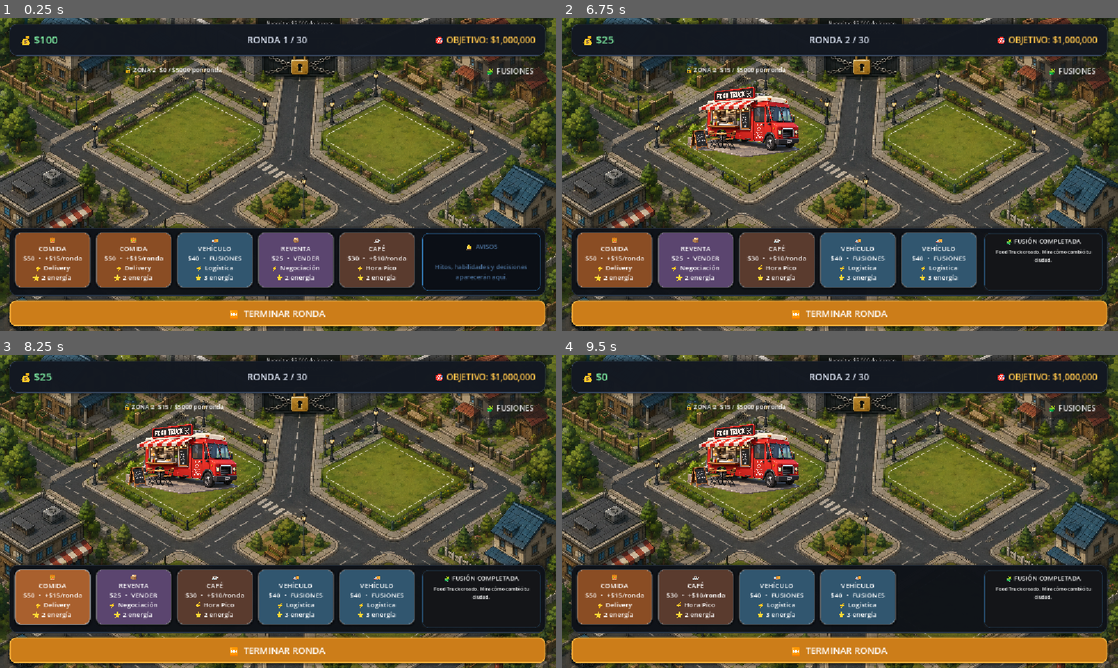
Above: before the commit, frames 1-4 (two rows, left to right).
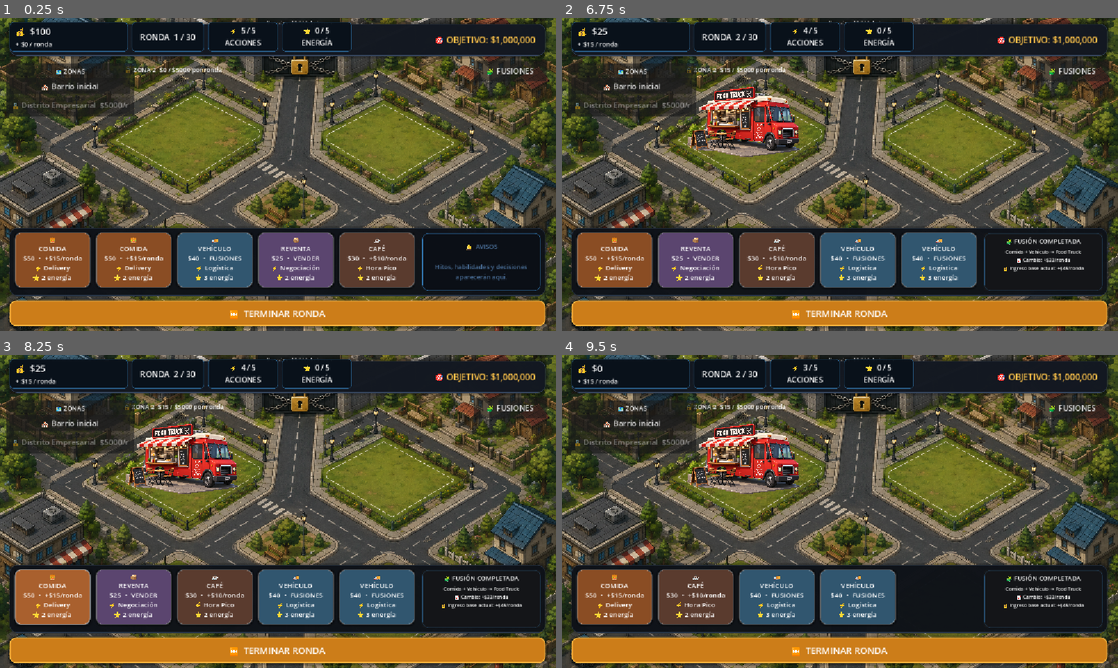
Above: after the commit, the same moments.

Repository: AdolfoBarca/imperio
Game: Godot game, scene res://Main.tscn
Two runs of this game, one before a commit and one after it. Both use one fixed random seed, a clock stepped at 60 frames per second and the inputs below.
Inputs (mouse positions are in pixels of both pictures, inside the frame that each line leads up to):
- Up to frame 1 (0.25 s): no input
- Up to frame 2 (6.75 s): click "🍔 COMIDA $50 • +$15/ronda ⚡ D…" at 0.5 s; click "🚚 VEHÍCULO $40 • FUSIONES ⚡ L…" at 1.25 s; click "📦 REVENTA $25 • VENDER ⚡ Nego…" at 2 s; click "☕ CAFÉ $30 • +$10/ronda ⚡ Hor…" at 2.75 s; click "⏭️ TERMINAR RONDA" at 3.5 s; click "🚚 VEHÍCULO $40 • FUSIONES ⚡ L…" at 4.25 s; click "🚚 VEHÍCULO $40 • FUSIONES ⚡ L…" at 5 s; click "🧩 FUSIONES" at 5.75 s; click "🍔 + 🚚 → 🌮 FOOD TRUCK" at 6.5 s
- Up to frame 3 (8.25 s): click (72, 423) at 7.25 s, where only the run after the commit has a clickable "🏘️ Barrio inicial"; click "🍔 COMIDA $50 • +$15/ronda ⚡ D…" at 8 s
- Up to frame 4 (9.5 s): click "📦 REVENTA $25 • VENDER ⚡ Nego…" at 8.75 s

The runs differ from the first frame. In frame 1, 3.8% of the frame differs, in the area x 1-64%, y 1-32%; in frame 2, 4.1%, in the area x 1-96%, y 1-82%; in frame 3, 4.1%; in frame 4, 4.1%.

Commit message:
Mejorar HUD y feedback visual de la ciudad

Diff:
--- a/Main.gd
+++ b/Main.gd
@@ -212,6 +212,25 @@
 const ZONA_INICIAL_ID: String = "barrio_inicial"
 const ZONA_2_ID: String = "distrito_empresarial"
 
+# Navegador genérico de zonas.
+# No depende del arte del mapa: solo usa los IDs y estados de zonas_ciudad.
+var navegador_zonas_panel: PanelContainer
+var navegador_zonas_lista: VBoxContainer
+var botones_navegador_zonas: Dictionary = {}
+var tween_navegacion_zona: Tween
+
+# HUD superior permanente
+var hud_dinero_label: Label
+var hud_ingreso_label: Label
+var hud_ronda_label: Label
+var hud_acciones_label: Label
+var hud_energia_label: Label
+
+# Feedback visual de la última acción realizada.
+var ultima_accion_titulo: String = ""
+var ultima_accion_detalle: String = ""
+var ultima_accion_ingreso_antes: int = 0
+
 
 # =========================================================
 # ESTADO VISUAL DE LA RONDA
@@ -388,6 +407,8 @@
 	crear_panel_fusiones()
 	crear_panel_oportunidad()
 	crear_zona_2_ciudad()
+	crear_navegador_zonas()
+	crear_hud_superior()
 
 	acciones_restantes = ACCIONES_POR_RONDA
 
@@ -907,14 +928,16 @@
 
 	# v8.7: panel fijo dentro de la franja superior derecha.
 	# Así nunca invade los botones de Gastronomía/Corporativo.
-	efectos_activos_panel.anchor_left = 1.0
-	efectos_activos_panel.anchor_right = 1.0
+	# Lo colocamos debajo del navegador de zonas, en el lateral izquierdo.
+	# Así nunca se superpone con el botón/panel de FUSIONES de la derecha.
+	efectos_activos_panel.anchor_left = 0.0
+	efectos_activos_panel.anchor_right = 0.0
 	efectos_activos_panel.anchor_top = 0.0
 	efectos_activos_panel.anchor_bottom = 0.0
-	efectos_activos_panel.offset_left = -355.0
-	efectos_activos_panel.offset_right = -20.0
-	efectos_activos_panel.offset_top = 100.0
-	efectos_activos_panel.offset_bottom = 216.0
+	efectos_activos_panel.offset_left = 20.0
+	efectos_activos_panel.offset_right = 285.0
+	efectos_activos_panel.offset_top = 225.0
+	efectos_activos_panel.offset_bottom = 341.0
 	add_child(efectos_activos_panel)
 
 	var margen := MarginContainer.new()
@@ -1981,6 +2004,7 @@
 # =========================================================
 
 func fusionar_cafe_comida() -> void:
+	comenzar_feedback_accion("☕ FUSIÓN: CAFÉ BISTRÓ")
 
 	if partida_terminada:
 		return
@@ -2016,8 +2040,10 @@
 # =========================================================
 # COMIDA + VEHÍCULO = FOOD TRUCK
 # =========================================================
+	terminar_feedback_accion("Café + Comida → Café Bistró")
 
 func fusionar_food_truck() -> void:
+	comenzar_feedback_accion("🚚 FUSIÓN: FOOD TRUCK")
 
 	if partida_terminada:
 		return
@@ -2053,8 +2079,10 @@
 # =========================================================
 # BISTRÓ + VEHÍCULO = CATERING
 # =========================================================
+	terminar_feedback_accion("Comida + Vehículo → Food Truck")
 
 func fusionar_catering() -> void:
+	comenzar_feedback_accion("🍽️ FUSIÓN: CATERING MÓVIL")
 
 	if partida_terminada:
 		return
@@ -2090,8 +2118,10 @@
 # =========================================================
 # BISTRÓ + VEHÍCULO = RESTAURANTE
 # =========================================================
+	terminar_feedback_accion("Café Bistró + Vehículo → Catering Móvil")
 
 func fusionar_restaurante() -> void:
+	comenzar_feedback_accion("🍴 FUSIÓN: RESTAURANTE")
 
 	if partida_terminada:
 		return
@@ -2127,8 +2157,10 @@
 # =========================================================
 # 2 RESTAURANTES + VEHÍCULO = CADENA DE RESTAURANTES
 # =========================================================
+	terminar_feedback_accion("Negocios transformados en Restaurante")
 
 func fusionar_cadena_restaurantes() -> void:
+	comenzar_feedback_accion("🏬 FUSIÓN: CADENA DE RESTAURANTES")
 
 	# Cuando ya existen 2 Cadenas, este mismo botón evoluciona la ruta
 	# y permite crear el negocio final gastronómico.
@@ -2170,6 +2202,7 @@
 # =========================================================
 # 2 CADENAS DE RESTAURANTES + VEHÍCULO = GRUPO GASTRONÓMICO
 # =========================================================
+	terminar_feedback_accion("Restaurantes → Cadena de Restaurantes")
 
 func fusionar_grupo_gastronomico() -> void:
 
@@ -2247,6 +2280,7 @@
 # =========================================================
 
 func fusionar_distribuidora() -> void:
+	comenzar_feedback_accion("📦 FUSIÓN: DISTRIBUIDORA")
 
 	if partida_terminada:
 		return
@@ -2282,8 +2316,10 @@
 # =========================================================
 # DISTRIBUIDORA + BISTRÓ = CADENA COMERCIAL
 # =========================================================
+	terminar_feedback_accion("Reventa + Vehículo → Distribuidora")
 
 func fusionar_cadena_comercial() -> void:
+	comenzar_feedback_accion("🏢 FUSIÓN: CADENA COMERCIAL")
 
 	if partida_terminada:
 		return
@@ -2319,8 +2355,10 @@
 # =========================================================
 # CADENA COMERCIAL + DISTRIBUIDORA = CORPORACIÓN
 # =========================================================
+	terminar_feedback_accion("Distribuidora + Café Bistró → Cadena Comercial")
 
 func fusionar_corporacion() -> void:
+	comenzar_feedback_accion("🏙️ FUSIÓN: CORPORACIÓN")
 
 	if partida_terminada:
 		return
@@ -2356,8 +2394,10 @@
 # =========================================================
 # 2 CORPORACIONES + VEHÍCULO = MULTINACIONAL
 # =========================================================
+	terminar_feedback_accion("Cadena Comercial → Corporación")
 
 func fusionar_multinacional() -> void:
+	comenzar_feedback_accion("🌐 FUSIÓN: MULTINACIONAL")
 
 	if partida_terminada:
 		return
@@ -2393,6 +2433,7 @@
 # =========================================================
 # RESULTADO REVENTA
 # =========================================================
+	terminar_feedback_accion("Corporación → Multinacional")
 
 func resolver_reventa() -> int:
 	var ingreso_base: int = 0
@@ -2982,6 +3023,7 @@
 # =========================================================
 
 func actualizar_interfaz() -> void:
+	actualizar_hud_superior()
 	actualizar_panel_fusiones()
 	revisar_nuevas_fusiones_disponibles()
 
@@ -3730,25 +3772,29 @@
 func _fusion_ui_cafe_bistro() -> void:
 	fusionar_cafe_comida()
 	actualizar_panel_fusiones()
-	_cerrar_fusiones_y_avisar("Café Bistró")
+	if fusiones_panel != null:
+		fusiones_panel.visible = false
 
 
 func _fusion_ui_food_truck() -> void:
 	fusionar_food_truck()
 	actualizar_panel_fusiones()
-	_cerrar_fusiones_y_avisar("Food Truck")
+	if fusiones_panel != null:
+		fusiones_panel.visible = false
 
 
 func _fusion_ui_catering() -> void:
 	fusionar_catering()
 	actualizar_panel_fusiones()
-	_cerrar_fusiones_y_avisar("Catering Móvil")
+	if fusiones_panel != null:
+		fusiones_panel.visible = false
 
 
 func _fusion_ui_restaurante() -> void:
 	fusionar_restaurante()
 	actualizar_panel_fusiones()
-	_cerrar_fusiones_y_avisar("Restaurante")
+	if fusiones_panel != null:
+		fusiones_panel.visible = false
 
 
 func _fusion_ui_cadena_restaurantes() -> void:
@@ -3765,25 +3811,29 @@
 func _fusion_ui_distribuidora() -> void:
 	fusionar_distribuidora()
 	actualizar_panel_fusiones()
-	_cerrar_fusiones_y_avisar("Distribuidora")
+	if fusiones_panel != null:
+		fusiones_panel.visible = false
 
 
 func _fusion_ui_cadena_comercial() -> void:
 	fusionar_cadena_comercial()
 	actualizar_panel_fusiones()
-	_cerrar_fusiones_y_avisar("Cadena Comercial")
+	if fusiones_panel != null:
+		fusiones_panel.visible = false
 
 
 func _fusion_ui_corporacion() -> void:
 	fusionar_corporacion()
 	actualizar_panel_fusiones()
-	_cerrar_fusiones_y_avisar("Corporación")
+	if fusiones_panel != null:
+		fusiones_panel.visible = false
 
 
 func _fusion_ui_multinacional() -> void:
 	fusionar_multinacional()
 	actualizar_panel_fusiones()
-	_cerrar_fusiones_y_avisar("Multinacional")
+	if fusiones_panel != null:
+		fusiones_panel.visible = false
 
 
 # =========================================================
@@ -3874,6 +3924,7 @@
 			desbloquear_zona(str(zona_id), ingreso_base)
 
 	actualizar_visual_zona_2()
+	actualizar_navegador_zonas()
 
 
 func obtener_limite_max_y_ciudad() -> float:
@@ -3911,7 +3962,16 @@
 				if fusiones_panel != null and fusiones_panel.visible:
 					sobre_fusiones = fusiones_panel.get_global_rect().has_point(mouse_button.position)
 
-				if mouse_button.position.y >= 85.0 and mouse_button.position.y < limite_inferior and not sobre_fusiones:
+				var sobre_navegador := false
+				if navegador_zonas_panel != null and navegador_zonas_panel.visible:
+					sobre_navegador = navegador_zonas_panel.get_global_rect().has_point(mouse_button.position)
+
+				if (
+					mouse_button.position.y >= 85.0
+					and mouse_button.position.y < limite_inferior
+					and not sobre_fusiones
+					and not sobre_navegador
+				):
 					arrastrando_ciudad = true
 					ultima_posicion_mouse_ciudad = mouse_button.position
 			else:
@@ -3926,6 +3986,275 @@
 		var nueva_y: float = clamp(ciudad.position.y + delta_y, CIUDAD_MIN_Y, limite_max_y)
 		ciudad.position = Vector2(ciudad.position.x, nueva_y)
 		get_viewport().set_input_as_handled()
+
+
+# =========================================================
+# FEEDBACK DE ÚLTIMA ACCIÓN
+# =========================================================
+
+func calcular_ingreso_base_actual() -> int:
+	var ingreso: int = 0
+	ingreso += cafes * 8
+	ingreso += comidas * 12
+	ingreso += cafes_bistro * 32
+	ingreso += food_trucks * 45
+	ingreso += catering_moviles * 85
+	ingreso += distribuidoras * 110
+	ingreso += cadenas_comerciales * 450
+	ingreso += corporaciones * 2000
+	ingreso += multinacionales * 15000
+	ingreso += restaurantes * 300
+	ingreso += cadenas_restaurantes * 1200
+	ingreso += grupos_gastronomicos * 5000
+	return ingreso
+
+
+func comenzar_feedback_accion(titulo: String) -> void:
+	ultima_accion_titulo = titulo
+	ultima_accion_ingreso_antes = calcular_ingreso_base_actual()
+
+
+func terminar_feedback_accion(detalle: String = "") -> void:
+	var ingreso_despues: int = calcular_ingreso_base_actual()
+	var diferencia: int = ingreso_despues - ultima_accion_ingreso_antes
+
+	ultima_accion_detalle = detalle
+
+	if diferencia > 0:
+		ultima_accion_detalle += "\n📈 Cambio: +$%d/ronda" % diferencia
+	elif diferencia < 0:
+		ultima_accion_detalle += "\n📉 Cambio: $%d/ronda" % diferencia
+
+	ultima_accion_detalle += "\n💰 Ingreso base actual: +$%d/ronda" % ingreso_despues
+
+	mostrar_mensaje_efecto(
+		"🧩 FUSIÓN COMPLETADA",
+		ultima_accion_detalle
+	)
+
+
+# =========================================================
+# HUD SUPERIOR PERMANENTE
+
+# =========================================================
+# HUD SUPERIOR PERMANENTE
+# =========================================================
+
+func crear_hud_superior() -> void:
+	# Ocultamos solo los textos antiguos de la barra; conservamos su fondo.
+	# El HUD nuevo usa las variables reales del juego.
+	# Ocultamos únicamente los textos antiguos que sí existen en Main.tscn.
+	# No usamos una variable 'barra_superior' porque no está declarada en este script.
+	if dinero_label != null:
+		dinero_label.visible = false
+	if ronda_label != null:
+		ronda_label.visible = false
+
+	var hud := HBoxContainer.new()
+	hud.name = "HUDSuperiorCompleto"
+	hud.set_anchors_preset(Control.PRESET_TOP_WIDE)
+	hud.position = Vector2(20, 8)
+	hud.size = Vector2(760, 62)
+	hud.z_index = 50
+	hud.mouse_filter = Control.MOUSE_FILTER_IGNORE
+	hud.add_theme_constant_override("separation", 8)
+
+	var caja_dinero := crear_caja_hud(Vector2(245, 54))
+	var dinero_vbox := VBoxContainer.new()
+	dinero_vbox.alignment = BoxContainer.ALIGNMENT_CENTER
+	caja_dinero.add_child(dinero_vbox)
+
+	hud_dinero_label = Label.new()
+	hud_dinero_label.add_theme_font_size_override("font_size", 19)
+	dinero_vbox.add_child(hud_dinero_label)
+
+	hud_ingreso_label = Label.new()
+	hud_ingreso_label.add_theme_font_size_override("font_size", 13)
+	dinero_vbox.add_child(hud_ingreso_label)
+
+	var caja_ronda := crear_caja_hud(Vector2(150, 54))
+	hud_ronda_label = Label.new()
+	hud_ronda_label.horizontal_alignment = HORIZONTAL_ALIGNMENT_CENTER
+	hud_ronda_label.vertical_alignment = VERTICAL_ALIGNMENT_CENTER
+	hud_ronda_label.add_theme_font_size_override("font_size", 17)
+	caja_ronda.add_child(hud_ronda_label)
+
+	var caja_acciones := crear_caja_hud(Vector2(145, 54))
+	hud_acciones_label = Label.new()
+	hud_acciones_label.horizontal_alignment = HORIZONTAL_ALIGNMENT_CENTER
+	hud_acciones_label.vertical_alignment = VERTICAL_ALIGNMENT_CENTER
+	hud_acciones_label.add_theme_font_size_override("font_size", 15)
+	caja_acciones.add_child(hud_acciones_label)
+
+	var caja_energia := crear_caja_hud(Vector2(145, 54))
+	hud_energia_label = Label.new()
+	hud_energia_label.horizontal_alignment = HORIZONTAL_ALIGNMENT_CENTER
+	hud_energia_label.vertical_alignment = VERTICAL_ALIGNMENT_CENTER
+	hud_energia_label.add_theme_font_size_override("font_size", 15)
+	caja_energia.add_child(hud_energia_label)
+
+	hud.add_child(caja_dinero)
+	hud.add_child(caja_ronda)
+	hud.add_child(caja_acciones)
+	hud.add_child(caja_energia)
+
+	add_child(hud)
+	actualizar_hud_superior()
+
+
+func crear_caja_hud(tamano: Vector2) -> PanelContainer:
+	var caja := PanelContainer.new()
+	caja.custom_minimum_size = tamano
+	caja.mouse_filter = Control.MOUSE_FILTER_IGNORE
+
+	var estilo := StyleBoxFlat.new()
+	estilo.bg_color = Color(0.035, 0.065, 0.10, 0.94)
+	estilo.border_color = Color(0.16, 0.36, 0.52, 0.85)
+	estilo.set_border_width_all(1)
+	estilo.corner_radius_top_left = 8
+	estilo.corner_radius_top_right = 8
+	estilo.corner_radius_bottom_left = 8
+	estilo.corner_radius_bottom_right = 8
+	estilo.content_margin_left = 12
+	estilo.content_margin_right = 12
+	estilo.content_margin_top = 5
+	estilo.content_margin_bottom = 5
+	caja.add_theme_stylebox_override("panel", estilo)
+
+	return caja
+
+
+func actualizar_hud_superior() -> void:
+	if hud_dinero_label == null:
+		return
+
+	hud_dinero_label.text = "💰  $%d" % dinero
+	hud_ingreso_label.text = "+ $%d / ronda" % ultimo_ingreso_base
+	hud_ronda_label.text = "RONDA  %d / %d" % [ronda, RONDA_MAXIMA]
+	hud_acciones_label.text = "⚡  %d / %d\nACCIONES" % [acciones_restantes, ACCIONES_POR_RONDA + bonus_acciones_vehiculo()]
+	hud_energia_label.text = "⭐  %d / %d\nENERGÍA" % [energia, ENERGIA_MAXIMA]
+
+
+# =========================================================
+# NAVEGADOR GENÉRICO DE ZONAS
+# =========================================================
+
+func crear_navegador_zonas() -> void:
+	if navegador_zonas_panel != null:
+		return
+
+	navegador_zonas_panel = PanelContainer.new()
+	navegador_zonas_panel.name = "NavegadorZonas"
+	navegador_zonas_panel.position = Vector2(12, 94)
+	navegador_zonas_panel.size = Vector2(190, 0)
+	navegador_zonas_panel.z_index = 30
+	navegador_zonas_panel.mouse_filter = Control.MOUSE_FILTER_STOP
+
+	var margen := MarginContainer.new()
+	margen.add_theme_constant_override("margin_left", 8)
+	margen.add_theme_constant_override("margin_right", 8)
+	margen.add_theme_constant_override("margin_top", 7)
+	margen.add_theme_constant_override("margin_bottom", 7)
+	navegador_zonas_panel.add_child(margen)
+
+	navegador_zonas_lista = VBoxContainer.new()
+	navegador_zonas_lista.add_theme_constant_override("separation", 5)
+	margen.add_child(navegador_zonas_lista)
+
+	var titulo := Label.new()
+	titulo.text = "🗺️ ZONAS"
+	titulo.horizontal_alignment = HORIZONTAL_ALIGNMENT_CENTER
+	titulo.add_theme_font_size_override("font_size", 13)
+	navegador_zonas_lista.add_child(titulo)
+
+	botones_navegador_zonas.clear()
+
+	crear_boton_navegador_zona(ZONA_INICIAL_ID)
+	crear_boton_navegador_zona(ZONA_2_ID)
+
+	add_child(navegador_zonas_panel)
+	actualizar_navegador_zonas()
+
+
+func crear_boton_navegador_zona(zona_id: String) -> void:
+	if navegador_zonas_lista == null:
+		return
+	if not zonas_ciudad.has(zona_id):
+		return
+
+	var boton := Button.new()
+	boton.name = "Zona_" + zona_id
+	boton.custom_minimum_size = Vector2(170, 34)
+	boton.focus_mode = Control.FOCUS_NONE
+	boton.pressed.connect(func():
+		ir_a_zona(zona_id)
+	)
+
+	navegador_zonas_lista.add_child(boton)
+	botones_navegador_zonas[zona_id] = boton
+
+
+func actualizar_navegador_zonas() -> void:
+	if botones_navegador_zonas.is_empty():
+		return
+
+	for zona_id in botones_navegador_zonas.keys():
+		if not zonas_ciudad.has(zona_id):
+			continue
+
+		var boton := botones_navegador_zonas[zona_id] as Button
+		if boton == null:
+			continue
+
+		var datos: Dictionary = zonas_ciudad[zona_id]
+		var nombre: String = str(datos.get("nombre", zona_id))
+		var abierta: bool = zona_esta_desbloqueada(zona_id)
+
+		if abierta:
+			if zona_id == ZONA_INICIAL_ID:
+				boton.text = "🏘️ " + nombre
+			else:
+				boton.text = "🏙️ " + nombre
+			boton.disabled = false
+		else:
+			var requisito: int = int(datos.get("requisito_valor", 0))
+			boton.text = "🔒 %s  $%d/r" % [nombre, requisito]
+			boton.disabled = true
+
+
+func ir_a_zona(zona_id: String) -> void:
+	if ciudad == null:
+		return
+	if not zona_esta_desbloqueada(zona_id):
+		return
+
+	var destino_y: float = 0.0
+
+	if zona_id == ZONA_INICIAL_ID:
+		# Posición cómoda para volver al barrio inicial.
+		destino_y = 0.0
+	elif zona_id == ZONA_2_ID:
+		# Lleva directamente a la parte superior visible de la zona desbloqueada.
+		destino_y = obtener_limite_max_y_ciudad()
+	else:
+		# Futuras zonas podrán definir su propia posición objetivo.
+		if zonas_ciudad.has(zona_id):
+			destino_y = float(zonas_ciudad[zona_id].get("posicion_navegacion_y", ciudad.position.y))
+
+	destino_y = clamp(destino_y, CIUDAD_MIN_Y, obtener_limite_max_y_ciudad())
+
+	if tween_navegacion_zona != null and tween_navegacion_zona.is_valid():
+		tween_navegacion_zona.kill()
+
+	tween_navegacion_zona = create_tween()
+	tween_navegacion_zona.set_trans(Tween.TRANS_QUAD)
+	tween_navegacion_zona.set_ease(Tween.EASE_OUT)
+	tween_navegacion_zona.tween_property(
+		ciudad,
+		"position",
+		Vector2(ciudad.position.x, destino_y),
+		0.35
+	)
 
 
 # =========================================================
@@ -3956,7 +4285,28 @@
 	if mapa_base != null and mapa_base.texture != null:
 		zona_2_mapa = TextureRect.new()
 		zona_2_mapa.name = "Zona2Mapa"
-		zona_2_mapa.texture = mapa_base.texture
+
+		# El mapa actual es provisional y trae el portón/candado dibujado dentro
+		# de la propia imagen. Para la Zona 2 desbloqueada recortamos esa franja
+		# superior y usamos únicamente la parte abierta del mapa.
+		# Así el sistema de zonas no queda amarrado al arte temporal.
+		var textura_base: Texture2D = mapa_base.texture
+		var tam_textura: Vector2 = textura_base.get_size()
+		var recorte_superior: float = tam_textura.y * 0.18
+
+		if tam_textura.x > 0.0 and tam_textura.y > recorte_superior + 32.0:
+			var textura_zona_abierta := AtlasTexture.new()
+			textura_zona_abierta.atlas = textura_base
+			textura_zona_abierta.region = Rect2(
+				0.0,
+				recorte_superior,
+				tam_textura.x,
+				tam_textura.y - recorte_superior
+			)
+			zona_2_mapa.texture = textura_zona_abierta
+		else:
+			zona_2_mapa.texture = textura_base
+
 		zona_2_mapa.expand_mode = TextureRect.EXPAND_IGNORE_SIZE
 		zona_2_mapa.stretch_mode = TextureRect.STRETCH_KEEP_ASPECT_COVERED
 		zona_2_mapa.flip_h = false
@@ -4012,7 +4362,7 @@
 
 	if zona_2_estado_label != null:
 		if abierta:
-			zona_2_estado_label.text = "🔓 ACCESO ABIERTO — arrastra hacia abajo"
+			zona_2_estado_label.text = "🔓 DISTRITO DESBLOQUEADO"
 		else:
 			var requisito: int = INGRESO_DESBLOQUEO_ZONA_2
 			if zonas_ciudad.has(ZONA_2_ID):
